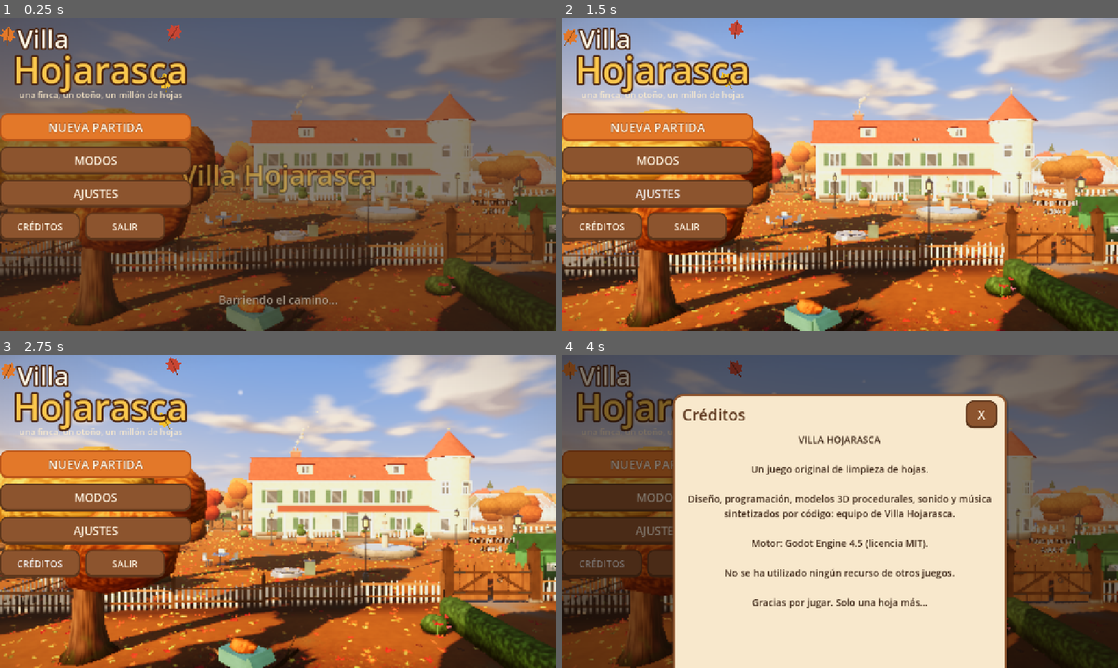
Above: before the commit, frames 1-4 (two rows, left to right).
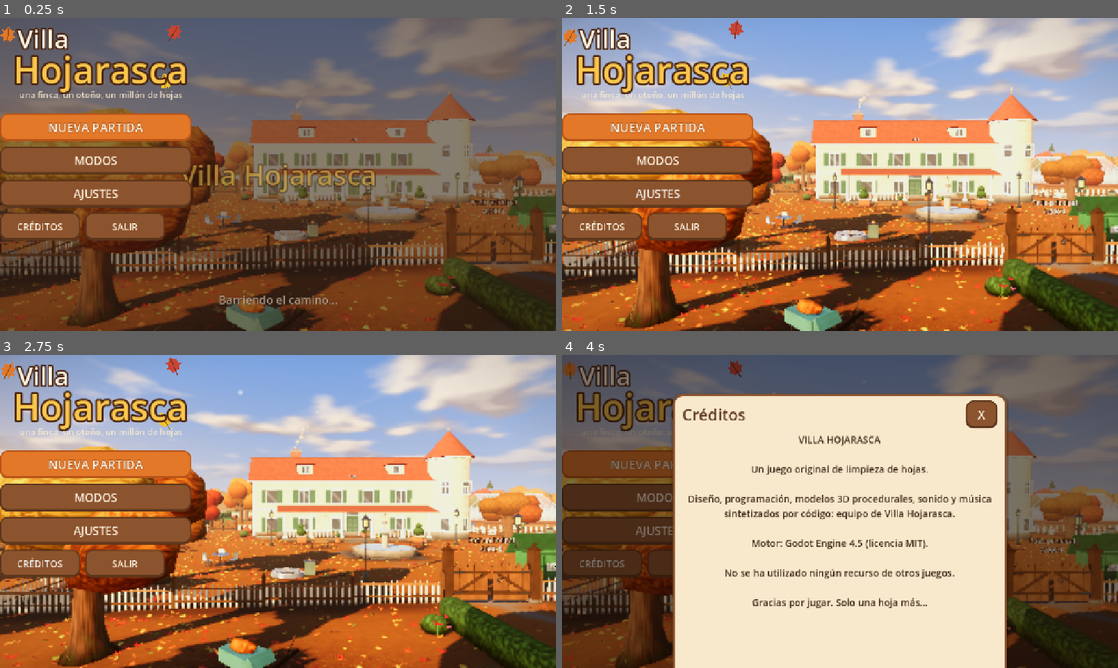
Above: after the commit, the same moments.

Repository: juanyamels-eng/simulacion-hojas
Game: Godot game, scene res://scenes/main.tscn
The game is run twice, just before and just after one commit, with the same random seed, the same clock (stepped at 60 frames per second) and the same inputs.
Inputs (mouse positions are in pixels of both pictures, inside the frame that each line leads up to):
- Up to frame 1 (0.25 s): no input
- Up to frame 2 (1.5 s): tap Enter at 0.5 s; move the mouse to (962, 158) at 0.52 s; hold D 0.53-1.25 s; tap E at 0.6 s; click (962, 158) at 0.67 s; tap Space at 0.77, 1.07 s; drag from (728, 190) to (812, 237) at 1.27 s
- Up to frame 3 (2.75 s): move the mouse to (333, 442) at 2.02 s; hold D from 2.03 s (still down); tap Tab at 2.1 s
- Up to frame 4 (4 s): release D at 2.75 s; drag from (812, 574) to (673, 464) at 2.77 s; move the mouse to (1006, 558) at 3.52 s; hold A from 3.53 s (still down); tap 2 at 3.6 s; tap Space at 3.77 s

The runs differ from the first frame. In frame 1, 1.1% of the frame differs, in the area x 0-100%, y 55-100%; in frame 2, 3.5%, in the area x 0-100%, y 53-100%; in frame 3, 3.5%; in frame 4, 0.2%.

Commit message:
Integración: correcciones del playtest y reequilibrio
- Hojas ya no nacen dentro de objetos (colisionadores a ras de suelo y conductos son sólidos)
- La mano apunta al suelo marchando el rayo; no recoge en zonas cerradas; brazadas x4 en montones
- No se recoge ni aspira por encima de vallas de zonas cerradas (zone_allowed)
- Cerrar la bolsa no queda bloqueado por postales tapadas u objetos no disponibles
- Escaleras para salir de la piscina; guardado agrupado (mín. 20 s); tutorial salta pasos hechos
- Aviso de bolsa llena solo las primeras veces; sin sonido de error repetido al mantener
- Contenedor acepta lanzamientos altos; radar de últimas hojas a 40
- Ventanas iluminadas al anochecer; sin avisos duplicados al completar zona
- Economía: puertas intermedias más baratas, más valor en el jardín, mejoras de 5-15 min más asequibles,
  rastrillo más ancho y con mejor adherencia, nuevo objetivo de montón de 150

Co-Authored-By: Claude Opus 5.5 <noreply@anthropic.com>
Claude-Session: https://claude.ai/code/session_013Wu7zQtcXeDcr3xz1pviqF

Diff:
--- a/scripts/autoload/progress_manager.gd
+++ b/scripts/autoload/progress_manager.gd
@@ -20,6 +20,7 @@
 	"long_throws": "Canastas lejanas",
 	"ducts_repaired": "Conductos reparados",
 	"postcards": "Postales encontradas",
+	"dog_pets": "Caricias a Bellota",
 	"play_time": "Tiempo jugado",
 }
 
--- a/scripts/autoload/save_manager.gd
+++ b/scripts/autoload/save_manager.gd
@@ -4,6 +4,7 @@
 
 const VERSION := 1
 const AUTOSAVE_INTERVAL := 120.0
+const MIN_SAVE_GAP := 20.0      # agrupa los guardados pedidos por compras/entregas (evita tirones)
 
 var slot := "campaign"
 var _providers := {}          # nombre -> Object con to_save()/from_save(dict)
@@ -44,7 +45,7 @@
 	if not enabled or not GameManager.in_game:
 		return
 	_autosave_timer += delta
-	if _autosave_timer >= AUTOSAVE_INTERVAL or _dirty_request:
+	if _autosave_timer >= AUTOSAVE_INTERVAL or (_dirty_request and _autosave_timer >= MIN_SAVE_GAP):
 		_dirty_request = false
 		save_game()
 
--- a/scripts/data/game_data.gd
+++ b/scripts/data/game_data.gd
@@ -14,7 +14,7 @@
 # Zonas: rect = Rect2(x, z, ancho, fondo).
 const ZONES := [
 	{"id": "entrada", "name": "Entrada", "rect": Rect2(-20, 40, 40, 24), "leaves": 2600, "value": 0.6, "color": Color(0.93, 0.62, 0.25)},
-	{"id": "jardin_delantero", "name": "Jardín delantero", "rect": Rect2(-20, 10, 40, 30), "leaves": 3600, "value": 1.0, "color": Color(0.85, 0.45, 0.2)},
+	{"id": "jardin_delantero", "name": "Jardín delantero", "rect": Rect2(-20, 10, 40, 30), "leaves": 3600, "value": 1.4, "color": Color(0.85, 0.45, 0.2)},
 	{"id": "patio_principal", "name": "Patio principal", "rect": Rect2(-20, -25, 40, 35), "leaves": 4200, "value": 3.0, "color": Color(0.8, 0.35, 0.22)},
 	{"id": "garaje", "name": "Garaje", "rect": Rect2(20, 10, 40, 30), "leaves": 3600, "value": 2.0, "color": Color(0.7, 0.5, 0.3)},
 	{"id": "zona_infantil", "name": "Zona infantil", "rect": Rect2(-60, 10, 40, 30), "leaves": 4000, "value": 2.0, "color": Color(0.95, 0.75, 0.3)},
@@ -29,9 +29,9 @@
 # Puertas entre zonas. "axis" = dirección de la valla ("x": valla paralela al eje X).
 const GATES := [
 	{"id": "g_delantero", "pos": Vector2(0, 40), "axis": "x", "a": "entrada", "b": "jardin_delantero", "cost": 150, "req": "entrada", "pct": 40.0},
-	{"id": "g_infantil", "pos": Vector2(-20, 25), "axis": "z", "a": "jardin_delantero", "b": "zona_infantil", "cost": 1200, "req": "jardin_delantero", "pct": 50.0},
-	{"id": "g_garaje", "pos": Vector2(20, 25), "axis": "z", "a": "jardin_delantero", "b": "garaje", "cost": 1200, "req": "jardin_delantero", "pct": 50.0},
-	{"id": "g_patio", "pos": Vector2(0, 10), "axis": "x", "a": "jardin_delantero", "b": "patio_principal", "cost": 4000, "req": "jardin_delantero", "pct": 75.0},
+	{"id": "g_infantil", "pos": Vector2(-20, 25), "axis": "z", "a": "jardin_delantero", "b": "zona_infantil", "cost": 700, "req": "jardin_delantero", "pct": 50.0},
+	{"id": "g_garaje", "pos": Vector2(20, 25), "axis": "z", "a": "jardin_delantero", "b": "garaje", "cost": 700, "req": "jardin_delantero", "pct": 50.0},
+	{"id": "g_patio", "pos": Vector2(0, 10), "axis": "x", "a": "jardin_delantero", "b": "patio_principal", "cost": 4000, "req": "jardin_delantero", "pct": 65.0},
 	{"id": "g_huerto", "pos": Vector2(-20, -5), "axis": "z", "a": "patio_principal", "b": "huerto", "cost": 9000, "req": "patio_principal", "pct": 50.0},
 	{"id": "g_piscina", "pos": Vector2(20, -5), "axis": "z", "a": "patio_principal", "b": "piscina", "cost": 9000, "req": "patio_principal", "pct": 50.0},
 	{"id": "g_trasero", "pos": Vector2(16, -25), "axis": "x", "a": "patio_principal", "b": "jardin_trasero", "cost": 18000, "req": "patio_principal", "pct": 75.0},
@@ -47,7 +47,7 @@
 
 # Recompensas por porcentaje de limpieza (se aplican a cada zona).
 const ZONE_REWARDS := {
-	25: {"type": "money", "mult": 0.08, "text": "Bonificación de limpieza"},
+	25: {"type": "money", "mult": 0.15, "text": "Bonificación de limpieza"},
 	50: {"type": "value", "amount": 0.05, "text": "+5 % valor de las hojas"},
 	75: {"type": "speed", "amount": 0.03, "text": "+3 % velocidad al caminar"},
 	100: {"type": "value", "amount": 0.10, "text": "+10 % valor de las hojas · Zona restaurada"},
@@ -66,9 +66,9 @@
 # Mejoras. costs[n] = precio para pasar del nivel n al n+1. values tiene un valor más que costs.
 const UPGRADES := {
 	"hand": {"cat": "hands", "name": "Manos expertas", "desc": "Más hojas por puñado. Nivel 5: mantener para recoger sin parar. Nivel 6: radio doble.",
-		"costs": [25, 120, 400, 900, 2000], "values": [2, 4, 7, 12, 12, 12], "fmt": "hand"},
+		"costs": [25, 120, 350, 700, 1600], "values": [2, 4, 7, 12, 12, 12], "fmt": "hand"},
 	"bag_capacity": {"cat": "bag", "name": "Bolsas grandes", "desc": "Cuántas hojas caben en cada bolsa.",
-		"costs": [80, 400, 1500, 4000, 9000], "values": [50, 100, 250, 500, 750, 1000], "fmt": "%d hojas"},
+		"costs": [80, 300, 1000, 3000, 8000], "values": [50, 100, 250, 500, 750, 1000], "fmt": "%d hojas"},
 	"bag_close": {"cat": "bag", "name": "Nudo rápido", "desc": "Cierra las bolsas en menos tiempo.",
 		"costs": [120, 900, 3500], "values": [1.2, 0.7, 0.35, 0.05], "fmt": "%.1f s"},
 	"bag_throw": {"cat": "bag", "name": "Brazo lanzador", "desc": "Lanza las bolsas más lejos.",
@@ -76,17 +76,17 @@
 	"bag_carry": {"cat": "bag", "name": "Espalda fuerte", "desc": "Camina más rápido cargando bolsas.",
 		"costs": [150, 1200, 5000], "values": [0.7, 0.82, 0.92, 1.0], "fmt": "pct"},
 	"leaf_value": {"cat": "bag", "name": "Compost premium", "desc": "Multiplica el dinero que recibes por cada hoja.",
-		"costs": [600, 2500, 9000, 30000, 90000], "values": [1.0, 1.15, 1.25, 1.5, 2.0, 3.0], "fmt": "x%.2f"},
+		"costs": [350, 1800, 7000, 25000, 80000], "values": [1.0, 1.15, 1.25, 1.5, 2.0, 3.0], "fmt": "x%.2f"},
 	"tool_rake": {"cat": "rake", "name": "Rastrillo", "desc": "Arrastra muchas hojas a la vez y crea montones.",
 		"costs": [250], "values": [0, 1], "fmt": "tool"},
 	"rake_width": {"cat": "rake", "name": "Cabezal ancho", "desc": "Zona de barrido más ancha.", "requires": "tool_rake",
-		"costs": [300, 900, 2500, 7000], "values": [1.1, 1.5, 2.0, 2.6, 3.4], "fmt": "%.1f m"},
+		"costs": [300, 900, 2500, 7000], "values": [1.8, 2.4, 3.0, 3.6, 4.2], "fmt": "%.1f m"},
 	"rake_capacity": {"cat": "rake", "name": "Púas resistentes", "desc": "Cuántas hojas puede arrastrar a la vez.", "requires": "tool_rake",
 		"costs": [400, 1200, 3500, 9000], "values": [60, 140, 300, 600, 1100], "fmt": "%d hojas"},
 	"rake_speed": {"cat": "rake", "name": "Barrido ágil", "desc": "Barre y camina más rápido con el rastrillo.", "requires": "tool_rake",
 		"costs": [250, 1500, 5000], "values": [1.0, 1.15, 1.3, 1.5], "fmt": "x%.2f"},
 	"rake_grip": {"cat": "rake", "name": "Adherencia", "desc": "Menos hojas se escapan entre las púas.", "requires": "tool_rake",
-		"costs": [350, 1800, 6000], "values": [0.7, 0.8, 0.9, 0.97], "fmt": "pct"},
+		"costs": [350, 1800, 6000], "values": [0.88, 0.93, 0.97, 1.0], "fmt": "pct"},
 	"rake_reach": {"cat": "rake", "name": "Mango largo", "desc": "Alcance del rastrillo.", "requires": "tool_rake",
 		"costs": [300, 1400, 4500], "values": [1.6, 1.9, 2.2, 2.6], "fmt": "%.1f m"},
 	"tool_blower": {"cat": "blower", "name": "Soplador", "desc": "Un cono de aire que levanta y arrastra hojas.", "requires_zone": "jardin_delantero",
@@ -233,6 +233,7 @@
 	{"id": "o_bags_5", "name": "Entrega 5 bolsas", "stat": "bags_delivered", "target": 5, "reward": 120},
 	{"id": "o_collect_1k", "name": "Recoge 1.000 hojas", "stat": "leaves_collected", "target": 1000, "reward": 250},
 	{"id": "o_buy_5", "name": "Compra 5 mejoras", "stat": "upgrades_bought", "target": 5, "reward": 200},
+	{"id": "o_pile_150", "name": "Rastrilla un montón de 150 hojas", "stat": "max_pile", "target": 150, "reward": 250},
 	{"id": "o_pile_500", "name": "Crea un montón de 500 hojas", "stat": "max_pile", "target": 500, "reward": 600},
 	{"id": "o_long_throw", "name": "Lanza una bolsa al contenedor desde lejos", "stat": "long_throws", "target": 1, "reward": 400},
 	{"id": "o_zone_100", "name": "Completa una zona al 100 %", "stat": "zones_completed", "target": 1, "reward": 500},
--- a/scripts/leaves/leaf_manager.gd
+++ b/scripts/leaves/leaf_manager.gd
@@ -79,6 +79,8 @@
 	_apply_quality(PerformanceManager.level)
 	PerformanceManager.quality_changed.connect(_apply_quality)
 	SaveManager.register_leaf_provider(self)
+	refresh_allowed_zones()
+	EventBus.zone_unlocked.connect(_on_zone_unlocked)
 	push_counts()
 
 
@@ -256,6 +258,16 @@
 	push_counts()
 
 
+func _on_zone_unlocked(_zid: String) -> void:
+	refresh_allowed_zones()
+
+
+## Solo las zonas desbloqueadas permiten capturar hojas (no se recoge por encima de una valla cerrada).
+func refresh_allowed_zones() -> void:
+	for i in GameData.ZONES.size():
+		sim.zone_allowed[i] = 1 if AreaManager.is_unlocked(GameData.ZONES[i]["id"]) else 0
+
+
 func pile_height_at(x: float, z: float) -> float:
 	return cluster.height_at(sim, x, z)
 
--- a/scripts/leaves/leaf_simulation_system.gd
+++ b/scripts/leaves/leaf_simulation_system.gd
@@ -51,6 +51,7 @@
 var zone_counts := PackedInt32Array()
 var zone_initial := PackedInt32Array()
 var zone_values := PackedFloat32Array()
+var zone_allowed := PackedByteArray()     # 1 = zona desbloqueada (se pueden capturar sus hojas)
 
 # Caja de celdas modificadas (para regenerar la textura de montones).
 var dirty := false
@@ -134,6 +135,8 @@
 	zone_initial.resize(nz)
 	zone_initial.fill(0)
 	zone_values.resize(nz)
+	zone_allowed.resize(nz)
+	zone_allowed.fill(1)
 	for i in nz:
 		zone_values[i] = float(GameData.ZONES[i]["value"])
 	cw = int(ceil(float(gw) / CHUNK_CELLS))
@@ -629,7 +632,7 @@
 	for iz in range(r.position.y, r.end.y + 1):
 		for ix in range(r.position.x, r.end.x + 1):
 			var c := iz * gw + ix
-			if cell_count[c] == 0:
+			if cell_count[c] == 0 or (cell_zone[c] > 0 and zone_allowed[cell_zone[c] - 1] == 0):
 				continue
 			var li := cell_head[c]
 			while li >= 0:
@@ -666,7 +669,7 @@
 	for iz in range(r.position.y, r.end.y + 1):
 		for ix in range(r.position.x, r.end.x + 1):
 			var c := iz * gw + ix
-			if cell_count[c] == 0:
+			if cell_count[c] == 0 or (cell_zone[c] > 0 and zone_allowed[cell_zone[c] - 1] == 0):
 				continue
 			var li := cell_head[c]
 			while li >= 0:
--- a/scripts/player/bag_system.gd
+++ b/scripts/player/bag_system.gd
@@ -9,6 +9,7 @@
 var held_leaves := 0
 var held_value := 0.0
 var _full_warned := false
+var _full_hints := 0
 var _held_visual: MeshInstance3D
 
 
@@ -59,7 +60,9 @@
 		_full_warned = true
 		AudioManager.play_ui("bag_full")
 		HapticManager.pulse(30, 0.5)
-		EventBus.hint.emit("¡Bolsa llena! Mantén INTERACTUAR para cerrarla.")
+		if _full_hints < 3:
+			_full_hints += 1
+			EventBus.hint.emit("¡Bolsa llena! Mantén INTERACTUAR para cerrarla.")
 
 
 func close_bag() -> void:
--- a/scripts/player/player_controller.gd
+++ b/scripts/player/player_controller.gd
@@ -195,6 +195,11 @@
 				prompt = txt
 				prompt_available = it.is_available(self)
 				prompt_hold = it.hold_time(self)
+				# Un objeto que aún no se puede usar (postal tapada, puerta sin requisito...) no debe
+				# impedir cerrar la bolsa cuando se mira al suelo o a un objeto de la finca.
+				if not prompt_available and bags.count > 0 and not bags.is_carrying() and (it is StationObject or cam.pitch < -0.35):
+					target = null
+					prompt = ""
 	if target == null:
 		if bags.is_carrying():
 			prompt = "Soltar bolsa"
--- a/scripts/tools/hand_tool.gd
+++ b/scripts/tools/hand_tool.gd
@@ -79,7 +79,7 @@
 	var continuous := level >= 4
 	var want := pressed or (continuous and held)
 	if want and _cooldown <= 0.0 and not player.bags.is_carrying():
-		_grab(level)
+		_grab(level, pressed)
 	_anim = maxf(_anim - delta * 3.5, 0.0)
 	var a := sin(_anim * PI)
 	model.position = Vector3(0.28, -0.3 - equip_offset(delta) - a * 0.08, -0.5 - a * 0.12)
@@ -87,18 +87,34 @@
 		f.rotation.x = -a * 1.1
 
 
-func _grab(level: int) -> void:
+func _grab(level: int, fresh: bool = true) -> void:
 	var speed := float(UpgradeManager.get_value("interact_speed"))
-	_cooldown = (0.32 if level < 4 else 0.2) / speed
+	_cooldown = (0.32 if level < 4 else 0.36) / speed
 	var space := player.bags.space()
 	if space <= 0:
 		_cooldown = 0.6
-		AudioManager.play_ui("error", -6.0)
-		EventBus.hint.emit("La bolsa está llena: mantén INTERACTUAR para cerrarla.")
+		if fresh:
+			AudioManager.play_ui("error", -6.0)
+			EventBus.hint.emit("La bolsa está llena: mantén INTERACTUAR para cerrarla.")
 		return
 	var point := _target_point()
-	var radius := 0.95 if level < 5 else 1.7
-	var count := mini(int(UpgradeManager.get_value("hand")), space)
+	var zid := AreaManager.zone_at(point)
+	if zid != "" and not AreaManager.is_unlocked(zid):
+		if fresh:
+			EventBus.hint.emit("Esa zona aún está cerrada: abre su puerta primero.")
+		return
+	# Hojas sueltas: se cogen de una en una en un radio pequeño. En un montón se cogen brazadas,
+	# así que rastrillar primero (y mejorar la mano) compensa de verdad.
+	var radius := 0.6
+	if level >= 5:
+		radius = 1.3
+	elif level >= 2:
+		radius = 0.75
+	var count := int(UpgradeManager.get_value("hand"))
+	if lm.sim.count_in_radius(point, 0.9) >= 14:
+		count *= 4
+		radius *= 1.6
+	count = mini(count, space)
 	var n := lm.sim.capture_nearest(point, radius, count, LeafManager.P_HAND, 3.5)
 	_anim = 1.0
 	_last_count = n
@@ -172,13 +188,15 @@
 	var cam := player.cam.camera
 	var origin := cam.global_position
 	var fwd := -cam.global_transform.basis.z
-	var q := PhysicsRayQueryParameters3D.create(origin, origin + fwd * 3.4, Interactable.LAYER_WORLD)
-	q.exclude = [player.get_rid()]
-	var hit := player.get_world_3d().direct_space_state.intersect_ray(q)
-	if not hit.is_empty():
-		var hp: Vector3 = hit["position"]
-		hp.y = lm.sim.height_at(hp.x, hp.z) + lm.pile_height_at(hp.x, hp.z) * 0.5
-		return hp
+	# Se marcha el rayo contra el suelo y los montones (no contra bancos o vallas bajas que haya
+	# delante): lo que ves sobre la hierba es lo que coges.
+	var t := 0.3
+	while t <= 3.6:
+		var q := origin + fwd * t
+		var ground := lm.sim.height_at(q.x, q.z) + lm.pile_height_at(q.x, q.z) * 0.5
+		if q.y <= ground + 0.05:
+			return Vector3(q.x, ground, q.z)
+		t += 0.12
 	var flat := Vector3(fwd.x, 0.0, fwd.z).normalized()
 	var p := player.global_position + flat * 1.6
 	p.y = lm.sim.height_at(p.x, p.z)
--- a/scripts/ui/hud.gd
+++ b/scripts/ui/hud.gd
@@ -555,7 +555,7 @@
 	if z == "":
 		return
 	var rem := int(AreaManager.remaining.get(z, 0))
-	if rem > 0 and rem <= 15:
+	if rem > 0 and rem <= 40:
 		_radar = p.leaf_manager.sim.remaining_in_zone(GameData.zone_index(z), 15)
 
 
@@ -738,6 +738,14 @@
 		return
 	_tut_t = 0.5
 	var step := ProgressManager.tutorial_step
+	# Si el jugador ya hace lo que pide un paso anterior, se avanza sin repetir la instrucción.
+	if step <= 2 and ProgressManager.get_stat("leaves_collected") >= 10:
+		step = 3
+	if step <= 4 and (p.bags.is_carrying() or ProgressManager.get_stat("bags_used") > 0):
+		step = maxi(step, 5)
+	if step <= 5 and ProgressManager.get_stat("bags_delivered") >= 1:
+		step = 6
+	ProgressManager.tutorial_step = step
 	if _tut_start == Vector3.INF:
 		_tut_start = p.global_position
 		_tut_yaw = p.rotation.y
--- a/scripts/world/atmosphere.gd
+++ b/scripts/world/atmosphere.gd
@@ -501,6 +501,8 @@
 		dust_material.albedo_color = mote.lerp(Color(0.8, 1.0, 0.38), night)
 	if lamp_material:
 		lamp_material.emission_energy_multiplier = 0.2 + 1.5 * night
+	MeshFactory.prop_mat().set_shader_parameter("window_glow", 1.0 + 4.0 * night)
+	MeshFactory.prop_mat().set_shader_parameter("bounce", 0.22 * clampf(sun_e / 1.2, 0.25, 1.0))
 	if bird_material:
 		bird_material.set_shader_parameter("tint", Color(0.2, 0.15, 0.14).lerp(zenith, 0.15).darkened(0.25 * (1.0 - clampf(sun_e, 0.0, 1.0))))
 
--- a/scripts/world/recycle_bin.gd
+++ b/scripts/world/recycle_bin.gd
@@ -13,9 +13,9 @@
 	area.monitoring = true
 	var cs := CollisionShape3D.new()
 	var bs := BoxShape3D.new()
-	bs.size = Vector3(2.4, 1.0, 1.3)
+	bs.size = Vector3(2.4, 2.0, 1.3)
 	cs.shape = bs
-	cs.position = Vector3(0, 1.75, 0)
+	cs.position = Vector3(0, 2.25, 0)
 	area.add_child(cs)
 	add_child(area)
 	area.body_entered.connect(_on_body)
--- a/scripts/world/station_objects.gd
+++ b/scripts/world/station_objects.gd
@@ -51,7 +51,7 @@
 		Kind.NOTE: return "Leer: " + String(data.get("title", "nota"))
 		Kind.POSTCARD: return "Hay algo bajo las hojas…" if _covered else "Recoger postal"
 		Kind.HATCH: return "Hay algo bajo las hojas…" if _covered else "Abrir trampilla"
-		Kind.LADDER: return "Subir al jardín"
+		Kind.LADDER: return String(data.get("prompt", "Subir al jardín"))
 		Kind.ROBOT: return "Brizna (sin batería)" if not ProgressManager.has_flag("robot_found") else "Brizna espera en el taller"
 	return ""
 
@@ -80,7 +80,10 @@
 			AudioManager.play_sfx("gate_open", global_position)
 			player.teleport(Vector3(73.0, Terrain.SECRET_FLOOR + 0.2, -30.0), PI)
 		Kind.LADDER:
-			player.teleport(Vector3(8.0, 0.0, -53.5), 0.0)
+			if data.has("target"):
+				player.teleport(data["target"], player.rotation.y)
+			else:
+				player.teleport(Vector3(8.0, 0.0, -53.5), 0.0)
 		Kind.ROBOT:
 			if not ProgressManager.has_flag("robot_found"):
 				ProgressManager.set_flag("robot_found")
--- a/scripts/world/world.gd
+++ b/scripts/world/world.gd
@@ -47,6 +47,9 @@
 	builder = WorldBuilder.new()
 	builder.build(self, terrain)
 	_setup_gates()
+	for d in GameData.DUCTS:
+		var dp: Vector2 = d["pos"]
+		terrain.add_solid_box(dp + Vector2(0.3, 0.0), Vector2(1.25, 1.05))
 	leaf_manager = LeafManager.new()
 	add_child(leaf_manager)
 	var saved := PackedByteArray()
@@ -57,6 +60,7 @@
 	for s in builder.stations:
 		s.leaf_manager = leaf_manager
 	_setup_ducts()
+	_setup_pool_ladders()
 	_setup_postcards()
 	player = PlayerController.new()
 	add_child(player)
@@ -87,6 +91,36 @@
 	GameManager.requested_new = false
 
 
+## Escaleras para salir de la parte honda de la piscina (además de la rampa del lado oeste).
+func _setup_pool_ladders() -> void:
+	var r := Terrain.POOL
+	var steel := MeshFactory.mat(Color(0.75, 0.78, 0.8), 0.35)
+	for spec in [[Vector2(44.0, r.end.y - 0.45), Vector2(44.0, r.end.y + 1.0), 0.0], [Vector2(44.0, r.position.y + 0.45), Vector2(44.0, r.position.y - 1.0), PI]]:
+		var inside: Vector2 = spec[0]
+		var out: Vector2 = spec[1]
+		var floor_y := terrain.height_at(inside.x, inside.y)
+		var top := terrain.height_at(out.x, out.y)
+		var s := StationObject.new()
+		s.position = Vector3(inside.x, floor_y, inside.y)
+		s.rotation.y = float(spec[2])
+		s.collision_layer = Interactable.LAYER_INTERACT
+		Interactable.make_shape(s, Vector3(1.0, 2.2, 0.6), Vector3(0, 1.1, 0))
+		s.setup(StationObject.Kind.LADDER, {"target": Vector3(out.x, top + 0.1, out.y), "prompt": "Salir de la piscina"})
+		for sx in [-0.3, 0.3]:
+			var rail := MeshInstance3D.new()
+			rail.mesh = MeshFactory.cyl(0.03, 0.03, top - floor_y + 0.9, 8)
+			rail.material_override = steel
+			rail.position = Vector3(sx, (top - floor_y + 0.9) * 0.5, 0.18)
+			s.add_child(rail)
+		for k in int((top - floor_y) / 0.35):
+			var step := MeshInstance3D.new()
+			step.mesh = MeshFactory.box(Vector3(0.6, 0.04, 0.12))
+			step.material_override = steel
+			step.position = Vector3(0, 0.3 + k * 0.35, 0.18)
+			s.add_child(step)
+		add_child(s)
+
+
 ## Punto de enganche para sistemas visuales adicionales (césped, decoración dinámica...).
 func _setup_visual_extras() -> void:
 	# Césped real alrededor de la cámara: oculto bajo la hojarasca, aparece al limpiar.
@@ -291,9 +325,8 @@
 		else:
 			d.visible = false
 	if animated:
-		AudioManager.play_ui("restore")
+		AudioManager.play_ui("restore", -8.0)
 		HapticManager.pulse(120, 0.8)
-		EventBus.toast.emit("¡Zona restaurada!", GameData.zone_by_id(zid)["name"] + " vuelve a lucir como antes.", "reward")
 		if AreaManager.completed_main_count() >= 10:
 			ProgressManager.set_flag("campaign_done")
 
--- a/scripts/world/world_builder.gd
+++ b/scripts/world/world_builder.gd
@@ -270,6 +270,10 @@
 	cs.position = center
 	cs.rotation.y = rot_y
 	body.add_child(cs)
+	# Todo lo que toca el suelo es sólido para las hojas: así nunca nacen hojas ocultas dentro de
+	# un objeto (contarían para el % de la zona pero serían imposibles de recoger).
+	if center.y - size.y * 0.5 <= gy(center.x, center.z) + 0.35 and size.x < 40.0 and size.z < 40.0:
+		terrain.add_solid_box(Vector2(center.x, center.z), Vector2(size.x, size.z) * 0.5, rot_y)
 
 
 func label(text: String, pos: Vector3, size: int = 64, rot_y: float = 0.0, color: Color = Color(0.98, 0.93, 0.82)) -> Label3D:
